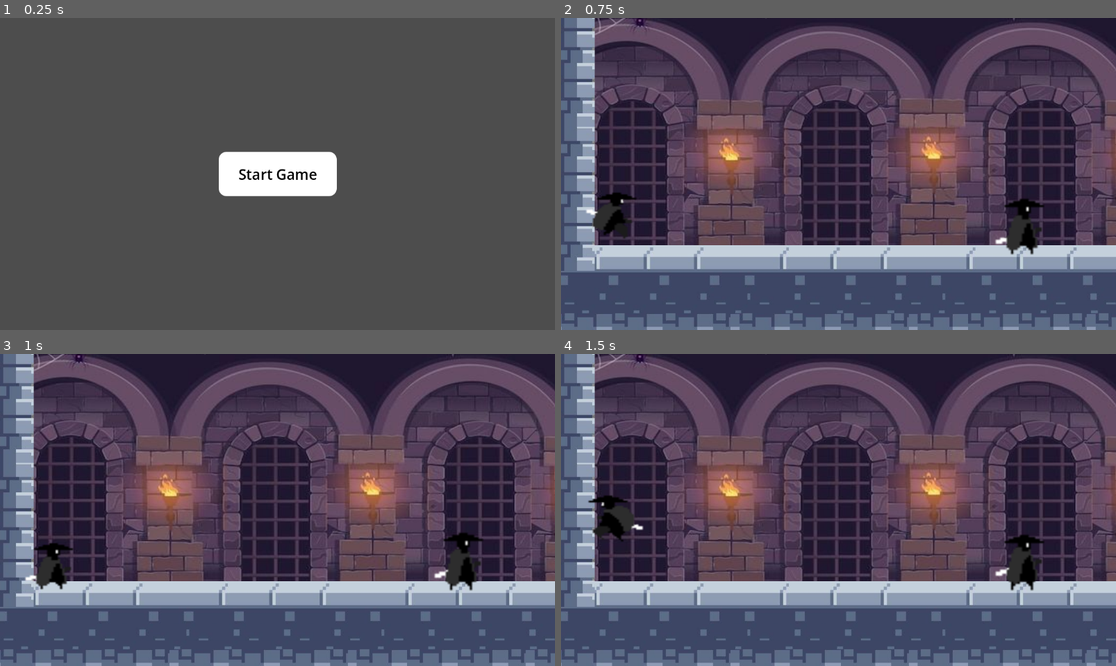
Above: before the commit, frames 1-4 (two rows, left to right).
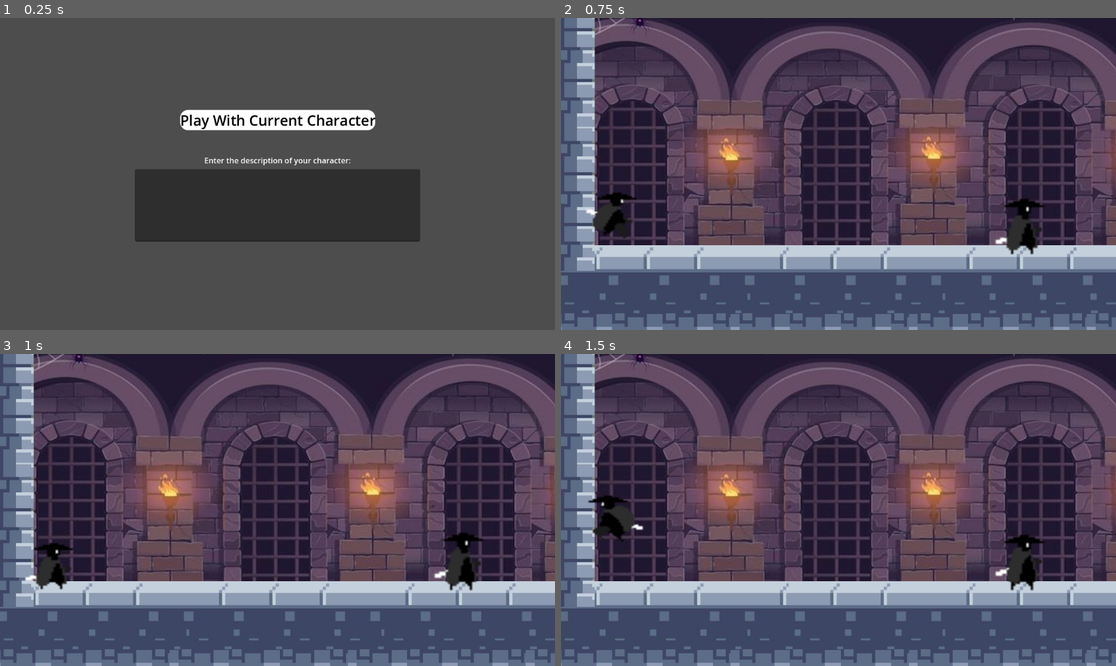
Above: after the commit, the same moments.

Repository: skyler-simpson/senior_design
Game: Godot game, scene res://Scenes/main_menu.tscn
Two runs of this game, one before a commit and one after it. Both use one fixed random seed, a clock stepped at 60 frames per second and the inputs below.
Inputs (mouse positions are in pixels of both pictures, inside the frame that each line leads up to):
- Up to frame 1 (0.25 s): no input
- Up to frame 2 (0.75 s): click "Start Game" (after the commit: "Play With Current Character") at 0.5 s
- Up to frame 3 (1 s): no input
- Up to frame 4 (1.5 s): tap Enter (ui_accept) at 1.25 s; move the mouse to (960, 494) at 1.27 s; hold A (move_right) from 1.28 s (still down); click (960, 494) at 1.35 s

The runs differ from the first frame. In frame 1, 15% of the frame differs, in the area x 24-76%, y 29-72%; in frame 2, nothing differs; in frame 3, nothing differs; in frame 4, nothing differs.

Commit message:
Added text box to enter the description of the game character

Diff:
--- a/src/Game Code/senior-design-project/Scenes/main_menu.tscn
+++ b/src/Game Code/senior-design-project/Scenes/main_menu.tscn
@@ -25,15 +25,44 @@
 anchor_top = 0.5
 anchor_right = 0.5
 anchor_bottom = 0.5
-offset_left = -122.5
-offset_top = -46.0
-offset_right = 122.5
-offset_bottom = 46.0
+offset_left = -202.5
+offset_top = -133.0
+offset_right = 202.5
+offset_bottom = -91.0
 grow_horizontal = 2
 grow_vertical = 2
+size_flags_horizontal = 4
+size_flags_vertical = 3
 theme_override_colors/font_color = Color(0, 0, 0, 1)
 theme_override_font_sizes/font_size = 30
 theme_override_styles/normal = SubResource("StyleBoxFlat_erv1k")
-text = "Start Game"
+text = "Play With Current Character"
+
+[node name="Label" type="Label" parent="."]
+layout_mode = 0
+offset_left = 423.5
+offset_top = 283.5
+offset_right = 728.5
+offset_bottom = 340.5
+size_flags_horizontal = 4
+size_flags_vertical = 3
+text = "Enter the description of your character:"
+
+[node name="TextEdit" type="TextEdit" parent="."]
+layout_mode = 1
+anchors_preset = 8
+anchor_left = 0.5
+anchor_top = 0.5
+anchor_right = 0.5
+anchor_bottom = 0.5
+offset_left = -296.0
+offset_top = -10.25
+offset_right = 296.0
+offset_bottom = 140.25
+grow_horizontal = 2
+grow_vertical = 2
+size_flags_horizontal = 4
+size_flags_vertical = 3
+size_flags_stretch_ratio = 0.0
 
 [connection signal="pressed" from="Button" to="." method="_on_button_pressed"]
